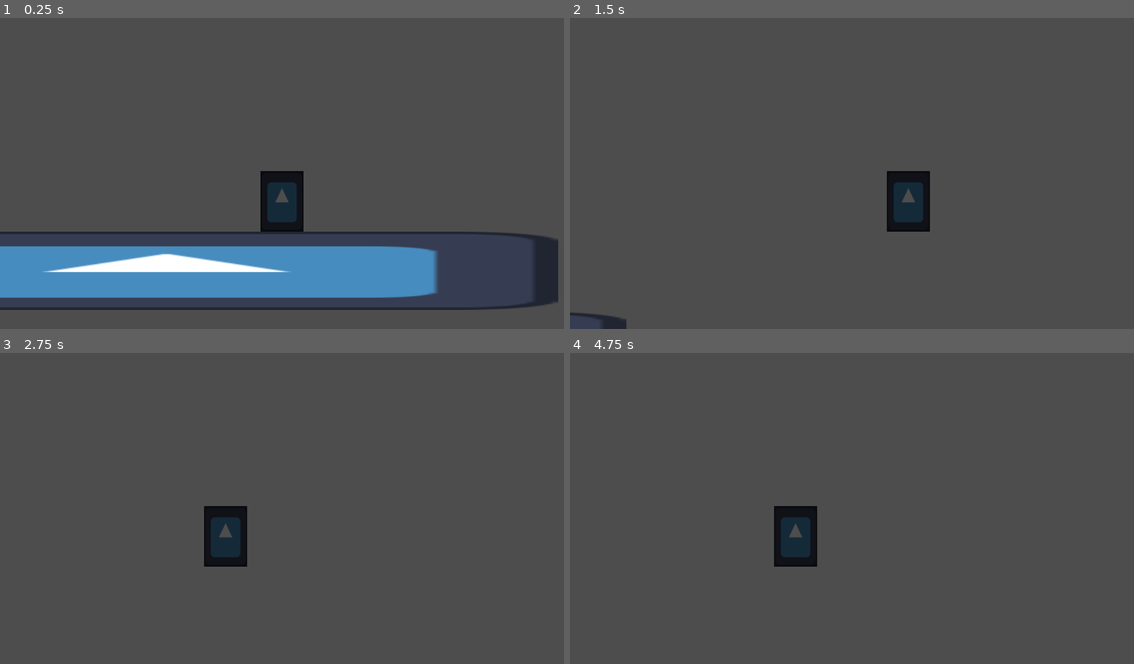
Above: before the commit, frames 1-4 (two rows, left to right).
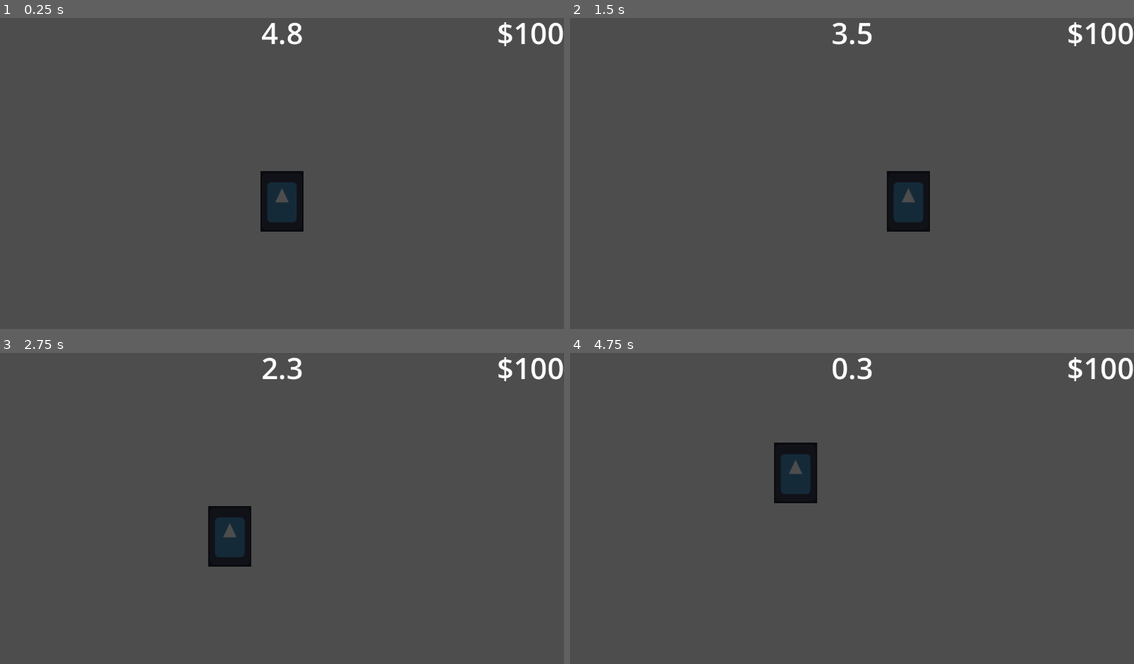
Above: after the commit, the same moments.

Repository: samithShetty/GMTK23
Game: Godot game, scene res://main.tscn
Same seed, same stepped clock (60 frames per second), same inputs: the game is played once before the commit and once after it. The engine's default icon, where the game draws it, is replaced by a stand-in: a white triangle on a blue panel in a dark square.
Inputs (mouse positions are in pixels of both pictures, inside the frame that each line leads up to):
- Up to frame 1 (0.25 s): no input
- Up to frame 2 (1.5 s): move the mouse to (976, 154) at 0.52 s; hold Shift (changeMode) 0.53-1.28 s; hold D (move_right) from 0.53 s (still down); tap Space (jump) at 0.77 s; right-click (976, 154) at 0.8 s; move the mouse to (739, 185) at 1.27 s; right-click (739, 185) at 1.35 s
- Up to frame 3 (2.75 s): tap Space (jump) at 1.52 s; click (169, 520) at 1.55 s; move the mouse to (338, 436) at 2.02 s; release D (move_right) at 2.03 s; press the mouse at (338, 436) at 2.03 s; hold A (move_left) from 2.03 s (still down); tap Shift (changeMode) at 2.3 s
- Up to frame 4 (4.75 s): move the mouse to (823, 567) at 2.77 s; release A (move_left) at 2.78 s; release the mouse at (823, 567) at 2.78 s; hold D (move_right) 2.78-4.28 s; tap Shift (changeMode) at 2.85, 4.55 s; tap Space (jump) at 3.02, 3.77, 4.52 s; right-click (823, 567) at 3.05 s; move the mouse to (1021, 552) at 3.52 s; hold Right mouse button (detonate) 3.53-4.28 s; click (1021, 552) at 3.8 s; move the mouse to (682, 458) at 4.27 s; hold A (move_left) from 4.28 s (still down); tap 1 (select_item_1) at 4.35 s

The runs differ from the first frame. In frame 1, 16% of the frame differs, in the area x 0-100%, y 1-94%; in frame 2, 0.8%; in frame 3, 1.1%; in frame 4, 3.5%.

Commit message:
Added UI + tower height tracking

Diff:
--- a/Blocks/Block.gd
+++ b/Blocks/Block.gd
@@ -2,16 +2,23 @@
 extends RigidBody2D
 
 @export var cost: int = 50
-@onready var game_controller = get_parent()
-signal block_placed(height: float)
+@onready var parentBlock = get_parent()
+@onready var game_controller = parentBlock.get_parent()
+
+signal block_placed(name:StringName, position: Vector2)
+signal block_moved(name:StringName)
 
 # Called when the node enters the scene tree for the first time.
 func _ready():
-	#block_placed.connect(game_controller.check_block)
-	pass
+	block_placed.connect(Callable(game_controller,"check_block"))
+	block_moved.connect(Callable(game_controller,"remove_block"))
 
-
+func explode(): # Hit directly with dynamite
+	emit_signal("block_moved", parentBlock.name)
+	parentBlock.queue_free()
 
 func _on_sleeping_state_changed():
 	if(sleeping): # Block has come to rest
-		emit_signal("block_placed",position.y)
+		emit_signal("block_placed", parentBlock.name, global_position)
+	else: # Stationary block was moved/destroyed
+		emit_signal("block_moved", parentBlock.name)
--- a/Blocks/baseBlock.tscn
+++ b/Blocks/baseBlock.tscn
@@ -3,12 +3,14 @@
 [ext_resource type="Script" path="res://Blocks/Block.gd" id="1_olc8w"]
 
 [sub_resource type="PhysicsMaterial" id="PhysicsMaterial_xg1xx"]
-bounce = 0.2
+rough = true
+absorbent = true
 
 [node name="Block" type="RigidBody2D"]
 collision_layer = 2
 collision_mask = 7
 physics_material_override = SubResource("PhysicsMaterial_xg1xx")
+linear_damp = 2.285
 angular_damp = 1.0
 script = ExtResource("1_olc8w")
 
--- a/GameController.gd
+++ b/GameController.gd
@@ -1,27 +1,33 @@
+class_name GameController
 extends Node2D
 
 @export var player: Node
 @onready var timer = $Timer
+@onready var target = $Target
 
 var money: int = 0
 var score : int = 0
 
 @export var timer_length := 5
 var goal_height: float = 0.
-var current_height: float = 0.
+var current_high_point := Vector2.ZERO
 var best_height: float = 0.
+var block_positions: Dictionary = {}
 
 # Called when the node enters the scene tree for the first time.
 func _ready():
 	timer.start(timer_length)
 
-
 func _on_timer_timeout():
 	if player.buildMode: #Construction Mode
-		if current_height < goal_height: # Lose Condition
+		if -current_high_point.y < goal_height: # Lose Condition
 			end_game()
+		else:
+			target.position = current_high_point + Vector2.UP*30
+			target.activate()
+
 	else: # Demolition Mode
-		if player.money < 0: # Lose Condition
+		if player.money < 0 or not target.collected: # Lose Condition
 			end_game() # Player should explode?
 		else:
 			goal_height = 10
@@ -29,10 +35,23 @@
 	player.change_mode()
 	timer.start(timer_length)
 
-
 func end_game():
 	print("YOU LOSE")
 
-func check_block(height: float):
-	if height > current_height:
-		current_height = height
+func check_block(block_name:StringName, block_position: Vector2):
+	block_positions[block_name] = block_position
+	print(current_high_point)
+	if block_position.y < current_high_point.y: # Both are negative, > gets reversed
+		current_high_point = block_position
+
+func remove_block(block_name):
+	if not block_positions.has(block_name):
+		return
+
+	var block_position = block_positions[block_name]
+	block_positions.erase(block_name)
+	if (block_position == current_high_point): # Current highest block has been moved/destroyed, find next tallest
+		var leftover_positions = block_positions.values()
+		leftover_positions.sort_custom(func(a,b): return -a.y > -b.y)
+		current_high_point =  leftover_positions[0] if block_positions.size() > 0 else Vector2.ZERO
+		print(current_high_point)
--- a/GameController.tscn
+++ b/GameController.tscn
@@ -1,10 +1,13 @@
-[gd_scene load_steps=2 format=3 uid="uid://bxy61acehrw8l"]
+[gd_scene load_steps=3 format=3 uid="uid://bxy61acehrw8l"]
 
 [ext_resource type="Script" path="res://GameController.gd" id="1_bnuev"]
+[ext_resource type="PackedScene" uid="uid://nk43ob2gfbv2" path="res://Pick Ups/target.tscn" id="2_41das"]
 
 [node name="GameController" type="Node2D"]
 script = ExtResource("1_bnuev")
 
 [node name="Timer" type="Timer" parent="."]
 
+[node name="Target" parent="." instance=ExtResource("2_41das")]
+
 [connection signal="timeout" from="Timer" to="." method="_on_timer_timeout"]
--- /dev/null
+++ b/Pick Ups/PickUp.tscn
@@ -0,0 +1,5 @@
+[gd_scene format=3 uid="uid://buowqxhoc3ueh"]
+
+[node name="PickUp" type="Area2D"]
+collision_layer = 0
+collision_mask = 4
--- /dev/null
+++ b/Pick Ups/target.gd
@@ -0,0 +1,17 @@
+extends Node2D
+
+var collected = false
+
+func _ready():
+	deactivate()
+
+func activate():
+	collected = false
+	visible = true
+
+func deactivate():
+	visible = false
+
+func _on_pick_up_body_entered(body):
+	collected = true
+	deactivate()
--- /dev/null
+++ b/Pick Ups/target.tscn
@@ -0,0 +1,17 @@
+[gd_scene load_steps=4 format=3 uid="uid://nk43ob2gfbv2"]
+
+[ext_resource type="PackedScene" uid="uid://buowqxhoc3ueh" path="res://Pick Ups/PickUp.tscn" id="1_sou0u"]
+[ext_resource type="Script" path="res://Pick Ups/target.gd" id="1_x4fs6"]
+
+[sub_resource type="CircleShape2D" id="CircleShape2D_hbawi"]
+
+[node name="target" type="Node2D"]
+script = ExtResource("1_x4fs6")
+
+[node name="PickUp" parent="." instance=ExtResource("1_sou0u")]
+
+[node name="CollisionShape2D" type="CollisionShape2D" parent="PickUp"]
+shape = SubResource("CircleShape2D_hbawi")
+debug_color = Color(0, 0.65098, 0.121569, 0.419608)
+
+[connection signal="body_entered" from="PickUp" to="." method="_on_pick_up_body_entered"]
--- a/Projectiles/Bomb.gd
+++ b/Projectiles/Bomb.gd
@@ -28,5 +28,5 @@
 func _on_collision(body):
 	if body is RigidBody2D:
 		emit_signal("demolition",body)
-		body.queue_free()
+		body.explode()
 	explode()
--- /dev/null
+++ b/UI/GUI.gd
@@ -0,0 +1,29 @@
+extends Control
+
+@export var game_controller: Node2D
+@export var player: Node2D
+
+@onready var timer_label = $Timer
+@onready var money_label = $Money
+
+# Called when the node enters the scene tree for the first time.
+func _ready():
+	pass # Replace with function body.
+
+
+# Called every frame. 'delta' is the elapsed time since the previous frame.
+func _process(_delta):
+	update_gui_timer()
+	update_gui_money()
+
+func update_gui_timer():
+	if game_controller.timer.time_left > 10:
+		timer_label.text = "%.f" % game_controller.timer.time_left
+	else:
+		timer_label.text = "%.1f" % game_controller.timer.time_left
+
+func update_gui_money():
+	if player.money >= 0:
+		money_label.text = "$%s" % player.money
+	else:
+		money_label.text = "-$%s" % -player.money
--- /dev/null
+++ b/UI/GUI.tscn
@@ -0,0 +1,38 @@
+[gd_scene load_steps=2 format=3 uid="uid://c2dbbxs1k6x1a"]
+
+[ext_resource type="Script" path="res://UI/GUI.gd" id="1_31b5l"]
+
+[node name="GUI" type="Control"]
+layout_mode = 3
+anchors_preset = 15
+anchor_right = 1.0
+anchor_bottom = 1.0
+grow_horizontal = 2
+grow_vertical = 2
+script = ExtResource("1_31b5l")
+
+[node name="Timer" type="Label" parent="."]
+layout_mode = 1
+anchors_preset = -1
+anchor_right = 1.0
+anchor_bottom = 1.0
+offset_left = 547.0
+offset_right = -547.0
+offset_bottom = -576.0
+grow_horizontal = 2
+theme_override_font_sizes/font_size = 60
+text = "60"
+horizontal_alignment = 1
+
+[node name="Money" type="Label" parent="."]
+layout_mode = 1
+anchors_preset = -1
+anchor_left = 0.882
+anchor_right = 1.0
+anchor_bottom = 0.133
+offset_left = 67.936
+offset_bottom = -0.183998
+grow_horizontal = 0
+theme_override_font_sizes/font_size = 60
+text = "$100"
+horizontal_alignment = 1
--- a/main.tscn
+++ b/main.tscn
@@ -1,12 +1,13 @@
-[gd_scene load_steps=5 format=3 uid="uid://bn8h44s1w4fs0"]
+[gd_scene load_steps=6 format=3 uid="uid://bn8h44s1w4fs0"]
 
-[ext_resource type="Texture2D" uid="uid://dpsuxuws3s211" path="res://icon.svg" id="1_q3ndv"]
 [ext_resource type="PackedScene" uid="uid://draxry03186ns" path="res://Player.tscn" id="3_ryfqc"]
+[ext_resource type="PackedScene" uid="uid://c2dbbxs1k6x1a" path="res://UI/GUI.tscn" id="4_4ador"]
+[ext_resource type="PackedScene" uid="uid://b63rf2nosxo0e" path="res://Blocks/Square.tscn" id="4_lmugl"]
 [ext_resource type="PackedScene" uid="uid://bxy61acehrw8l" path="res://GameController.tscn" id="6_t5duv"]
 
 [sub_resource type="RectangleShape2D" id="RectangleShape2D_mt7sc"]
 
-[node name="Node2D" type="Node2D"]
+[node name="Game" type="Node2D"]
 
 [node name="Floor" type="StaticBody2D" parent="."]
 
@@ -14,20 +15,78 @@
 position = Vector2(5.68434e-14, -1.13687e-13)
 scale = Vector2(20, 2)
 shape = SubResource("RectangleShape2D_mt7sc")
+debug_color = Color(0.694118, 0.494118, 0, 0.419608)
 
-[node name="Icon" type="Sprite2D" parent="Floor/CollisionShape2D"]
-position = Vector2(7.15256e-07, -1.90735e-06)
-scale = Vector2(0.15625, 0.15625)
-texture = ExtResource("1_q3ndv")
+[node name="Wall2" type="StaticBody2D" parent="."]
+
+[node name="CollisionShape2D" type="CollisionShape2D" parent="Wall2"]
+position = Vector2(-190, -120)
+rotation = 1.5708
+scale = Vector2(10, 1)
+shape = SubResource("RectangleShape2D_mt7sc")
+debug_color = Color(0.694118, 0.494118, 0, 0.419608)
+
+[node name="Wall1" type="StaticBody2D" parent="."]
+
+[node name="CollisionShape2D" type="CollisionShape2D" parent="Wall1"]
+position = Vector2(190, -120)
+rotation = 1.5708
+scale = Vector2(10, 1)
+shape = SubResource("RectangleShape2D_mt7sc")
+debug_color = Color(0.694118, 0.494118, 0, 0.419608)
 
 [node name="GameController" parent="." node_paths=PackedStringArray("player") instance=ExtResource("6_t5duv")]
-player = NodePath("player")
+player = NodePath("../player")
 
-[node name="player" parent="GameController" instance=ExtResource("3_ryfqc")]
+[node name="Square" parent="GameController" instance=ExtResource("4_lmugl")]
+position = Vector2(-1, -30)
+
+[node name="Square2" parent="GameController" instance=ExtResource("4_lmugl")]
+position = Vector2(19, -30)
+
+[node name="Square3" parent="GameController" instance=ExtResource("4_lmugl")]
+position = Vector2(-21, -30)
+
+[node name="Square4" parent="GameController" instance=ExtResource("4_lmugl")]
+position = Vector2(-1, -50)
+
+[node name="Square5" parent="GameController" instance=ExtResource("4_lmugl")]
+position = Vector2(19, -50)
+
+[node name="Square6" parent="GameController" instance=ExtResource("4_lmugl")]
+position = Vector2(-21, -50)
+
+[node name="Square7" parent="GameController" instance=ExtResource("4_lmugl")]
+position = Vector2(-1, -70)
+
+[node name="Square8" parent="GameController" instance=ExtResource("4_lmugl")]
+position = Vector2(19, -70)
+
+[node name="Square9" parent="GameController" instance=ExtResource("4_lmugl")]
+position = Vector2(-21, -70)
+
+[node name="Square10" parent="GameController" instance=ExtResource("4_lmugl")]
+position = Vector2(-1, -90)
+
+[node name="Square11" parent="GameController" instance=ExtResource("4_lmugl")]
+position = Vector2(19, -90)
+
+[node name="CanvasLayer" type="CanvasLayer" parent="."]
+
+[node name="GUI" parent="CanvasLayer" node_paths=PackedStringArray("game_controller", "player") instance=ExtResource("4_4ador")]
+game_controller = NodePath("../../GameController")
+player = NodePath("../../player")
+metadata/_edit_use_anchors_ = true
+
+[node name="player" parent="." node_paths=PackedStringArray("game_controller") instance=ExtResource("3_ryfqc")]
 position = Vector2(59, -61)
+game_controller = NodePath("../GameController")
 
-[node name="Camera2D" type="Camera2D" parent="GameController/player"]
+[node name="Camera2D" type="Camera2D" parent="player"]
 position = Vector2(0, -0.00799942)
 zoom = Vector2(4, 4)
 drag_horizontal_enabled = true
 drag_vertical_enabled = true
+
+[node name="Square12" parent="." instance=ExtResource("4_lmugl")]
+position = Vector2(-21, -90)
--- a/player.gd
+++ b/player.gd
@@ -1,6 +1,6 @@
 extends CharacterBody2D
 
-
+@export var game_controller : Node2D
 @export var blocks : Array[PackedScene]
 @export var dynamite : PackedScene
 
@@ -36,18 +36,7 @@
 	move_and_slide()
 
 func _unhandled_input(event):
-	if event.is_action_pressed("shoot"):
-		if buildMode: # Place Random Block
-			var block = blocks[item_index].instantiate()
-			money -= block.get_child(0).cost
-			print(money)
-			fireProjectile(block)
-		else: # Throw Dynamite
-			var bomb = dynamite.instantiate()
-			bomb.demolition.connect(_block_destroyed)
-			fireProjectile(bomb)
-
-	elif event.is_action_pressed("changeMode"):
+	if event.is_action_pressed("changeMode"):
 		change_mode()
 
 	elif event.is_action_pressed("select_item_1"):
@@ -57,15 +46,25 @@
 	elif event.is_action_pressed("select_item_3"):
 		pass
 
+func _input(event):
+	if event.is_action_pressed("shoot"):
+		if buildMode: # Place Random Block
+			var block = blocks[item_index].instantiate()
+			money -= block.get_child(0).cost
+			fireProjectile(block)
+		else: # Throw Dynamite
+			var bomb = dynamite.instantiate()
+			bomb.demolition.connect(_block_destroyed)
+			fireProjectile(bomb)
+
 func fireProjectile(projectile: Node):
 	var projVector = (get_global_mouse_position()-position) * 5
 	projectile.position = position + projVector.normalized() * 30
 	projectile.get_node("Block").apply_central_impulse(projVector);
-	add_sibling(projectile)
+	game_controller.add_child(projectile)
 
 func change_mode():
 		buildMode = !buildMode
 
-func _block_destroyed(block):
+func _block_destroyed(block: Block):
 	money += block.cost
-	print(money)
--- a/project.godot
+++ b/project.godot
@@ -65,6 +65,13 @@
 ]
 }
 
+[layer_names]
+
+2d_physics/layer_1="Walls/Floors"
+2d_physics/layer_2="Construction Blocks"
+2d_physics/layer_3="Player"
+2d_physics/layer_4="Projectiles"
+
 [rendering]
 
 renderer/rendering_method="gl_compatibility"
